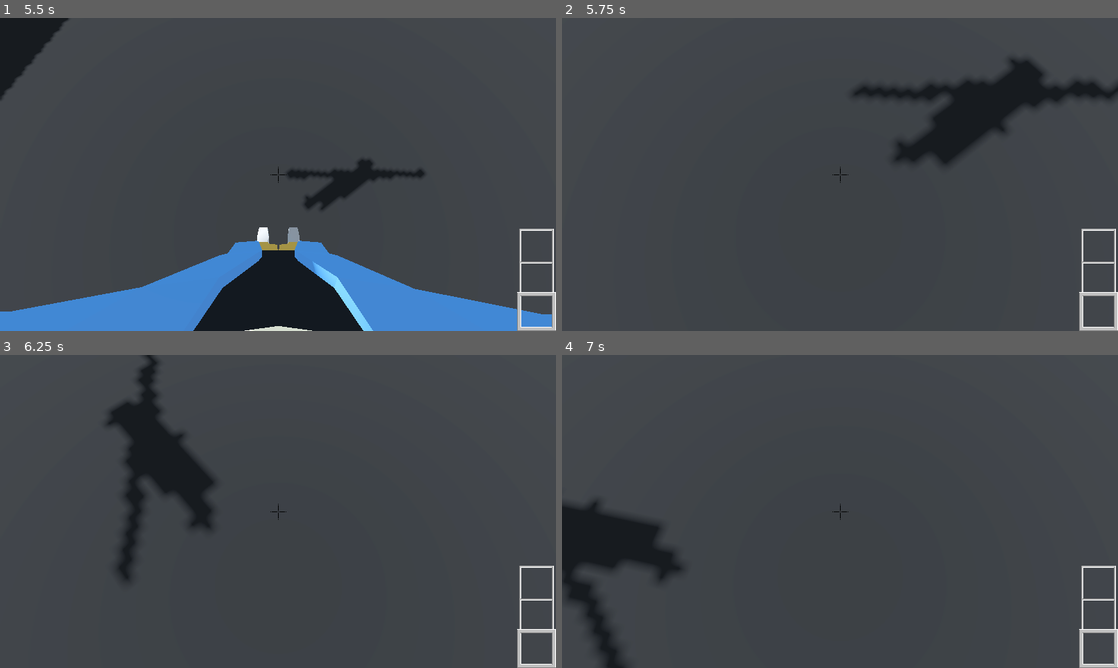
Above: before the commit, frames 1-4 (two rows, left to right).
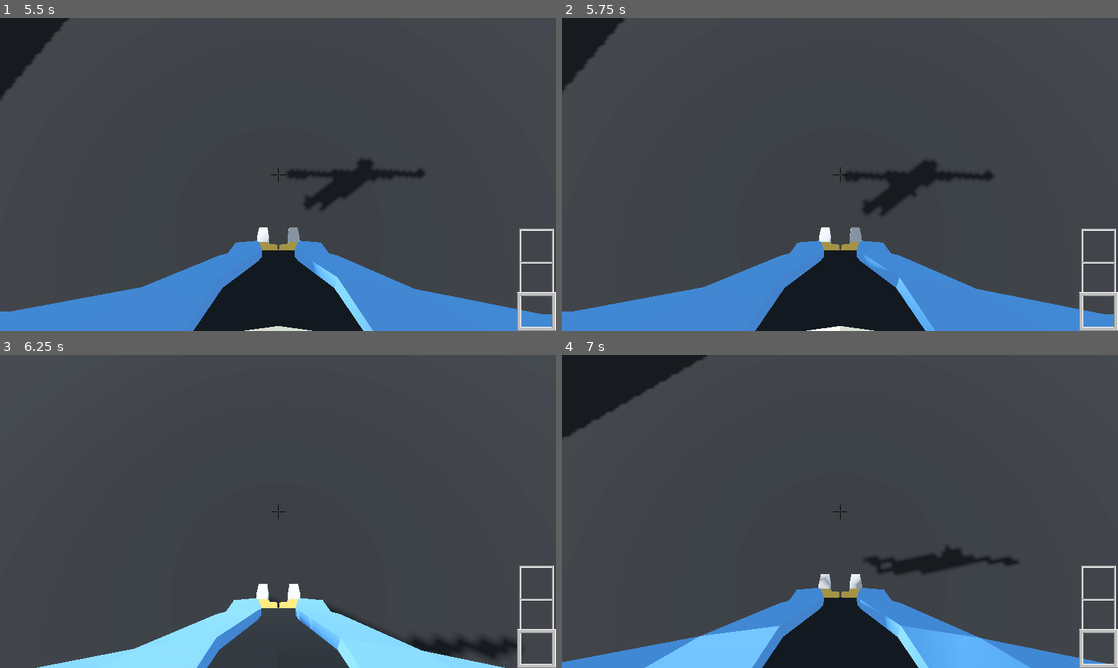
Above: after the commit, the same moments.

Repository: Stevenso2/Karson
Game: Godot game, scene res://main_menu.tscn
Same seed, same stepped clock (60 frames per second), same inputs: the game is played once before the commit and once after it. Sound files missing from this copy of the repository are replaced by a short silence.
Inputs (mouse positions are in pixels of both pictures, inside the frame that each line leads up to):
- Up to frame 1 (5.5 s): click "SinglePlayer" at 0.5 s; click "lv1" at 1.25 s; tap Enter (Enter) at 2, 4.25 s; move the mouse to (305, 174) at 2.02 s; tap 1 (1) at 2.1 s; tap 2 (2) at 2.3, 2.85 s; tap Space (U) at 2.75, 5 s; move the mouse to (250, 174) at 2.77 s; tap 3 (3) at 3.05, 3.6 s; move the mouse to (289, 168) at 3.52 s; tap S (B) at 3.8, 4.35 s; move the mouse to (272, 180) at 4.27 s; tap W (F) at 4.55, 5.1 s; move the mouse to (316, 177) at 5.02 s; tap A (L) at 5.3 s
- Up to frame 2 (5.75 s): tap F5 (REMOVE ON FINAL, bound only before the commit) at 5.65 s
- Up to frame 3 (6.25 s): move the mouse to (233, 508) at 5.77 s; tap A (L) at 5.85 s; tap D (R) at 6.05 s
- Up to frame 4 (7 s): tap Enter (Enter) at 6.5 s; move the mouse to (845, 511) at 6.52 s; hold Space (U) from 6.53 s (still down); tap D (R) at 6.6 s

Frame 1 is identical in both runs. In frame 2, 23% of the frame differs, in the area x 0-100%, y 0-100%; in frame 3, 11%; in frame 4, 21%.
Error before the commit: Attempt to call function 'get_as_text' in base 'null instance' on a null instance. (res://scrips/global.gd:47)

Commit message:
FINALE VENSO
-added controller support
-tested android export on device
-added [K A R L S O N V I B E] as bg_music
-tested multiplayer (keeping it in, even if unused)

Diff:
--- a/assets/hud.tscn
+++ b/assets/hud.tscn
@@ -1,9 +1,10 @@
-[gd_scene load_steps=7 format=3 uid="uid://d0nli7fikwkrr"]
+[gd_scene load_steps=8 format=3 uid="uid://d0nli7fikwkrr"]
 
 [ext_resource type="Script" uid="uid://h3mj52oyupaq" path="res://scrips/hud.gd" id="1_10lh8"]
 [ext_resource type="Texture2D" uid="uid://bsbt7l3gclfyf" path="res://assets/pictures/Hotbar.png" id="2_gudfk"]
 [ext_resource type="Texture2D" uid="uid://nckxjnheaaat" path="res://assets/pictures/selector.png" id="3_1m68m"]
 [ext_resource type="Texture2D" uid="uid://bp1n7m5rniq8s" path="res://assets/pictures/crosshair.png" id="4_gudfk"]
+[ext_resource type="AudioStream" uid="uid://m67haco2rggg" path="res://assets/[K A R L S O N V I B E].mp3" id="5_1m68m"]
 
 [sub_resource type="InputEventKey" id="InputEventKey_18kdl"]
 device = -1
@@ -80,3 +81,10 @@
 fit_content = true
 horizontal_alignment = 1
 vertical_alignment = 1
+
+[node name="AudioStreamPlayer" type="AudioStreamPlayer" parent="."]
+stream = ExtResource("5_1m68m")
+volume_db = -20.0
+autoplay = true
+
+[connection signal="finished" from="AudioStreamPlayer" to="." method="_on_audio_stream_player_finished"]
--- a/project.godot
+++ b/project.godot
@@ -44,7 +44,7 @@
 U={
 "deadzone": 0.2,
 "events": [Object(InputEventKey,"resource_local_to_scene":false,"resource_name":"","device":-1,"window_id":0,"alt_press …(191 unchanged characters)…
-, Object(InputEventJoypadButton,"resource_local_to_scene":false,"resource_name":"","device":-1,"button_index":0,"pressure":0.0,"pressed":false,"script":null)
+, Object(InputEventJoypadButton,"resource_local_to_scene":false,"resource_name":"","device":-1,"button_index":0,"pressure":0.0,"pressed":true,"script":null)
 ]
 }
 L={
@@ -64,7 +64,7 @@
 Esc={
 "deadzone": 0.2,
 "events": [Object(InputEventKey,"resource_local_to_scene":false,"resource_name":"","device":-1,"window_id":0,"alt_press …(195 unchanged characters)…
-, Object(InputEventJoypadButton,"resource_local_to_scene":false,"resource_name":"","device":-1,"button_index":6,"pressure":0.0,"pressed":false,"script":null)
+, Object(InputEventJoypadButton,"resource_local_to_scene":false,"resource_name":"","device":-1,"button_index":6,"pressure":0.0,"pressed":true,"script":null)
 ]
 }
 F={
@@ -84,49 +84,44 @@
 SU={
 "deadzone": 0.2,
 "events": [Object(InputEventMouseButton,"resource_local_to_scene":false,"resource_name":"","device":-1,"window_id":0,"a …(253 unchanged characters)…
-, Object(InputEventJoypadButton,"resource_local_to_scene":false,"resource_name":"","device":-1,"button_index":10,"pressure":0.0,"pressed":false,"script":null)
+, Object(InputEventJoypadButton,"resource_local_to_scene":false,"resource_name":"","device":-1,"button_index":11,"pressure":0.0,"pressed":true,"script":null)
 ]
 }
 SD={
 "deadzone": 0.2,
 "events": [Object(InputEventMouseButton,"resource_local_to_scene":false,"resource_name":"","device":-1,"window_id":0,"a …(253 unchanged characters)…
-, Object(InputEventJoypadButton,"resource_local_to_scene":false,"resource_name":"","device":-1,"button_index":9,"pressure":0.0,"pressed":false,"script":null)
+, Object(InputEventJoypadButton,"resource_local_to_scene":false,"resource_name":"","device":-1,"button_index":12,"pressure":0.0,"pressed":true,"script":null)
 ]
 }
 1={
-"deadzone": 0.5,
+"deadzone": 0.2,
 "events": [Object(InputEventKey,"resource_local_to_scene":false,"resource_name":"","device":-1,"window_id":0,"alt_press …(191 unchanged characters)…
 ]
 }
 2={
-"deadzone": 0.5,
+"deadzone": 0.2,
 "events": [Object(InputEventKey,"resource_local_to_scene":false,"resource_name":"","device":-1,"window_id":0,"alt_press …(191 unchanged characters)…
 ]
 }
 3={
-"deadzone": 0.5,
+"deadzone": 0.2,
 "events": [Object(InputEventKey,"resource_local_to_scene":false,"resource_name":"","device":-1,"window_id":0,"alt_press …(191 unchanged characters)…
 ]
 }
 Enter={
-"deadzone": 0.5,
+"deadzone": 0.2,
 "events": [Object(InputEventKey,"resource_local_to_scene":false,"resource_name":"","device":-1,"window_id":0,"alt_press …(195 unchanged characters)…
-, Object(InputEventJoypadButton,"resource_local_to_scene":false,"resource_name":"","device":-1,"button_index":0,"pressure":0.0,"pressed":false,"script":null)
-]
-}
-"REMOVE ON FINAL"={
-"deadzone": 0.5,
-"events": [Object(InputEventKey,"resource_local_to_scene":false,"resource_name":"","device":-1,"window_id":0,"alt_pressed":false,"shift_pressed":false,"ctrl_pressed":false,"meta_pressed":false,"pressed":false,"keycode":0,"physical_keycode":4194336,"key_label":0,"unicode":0,"location":0,"echo":false,"script":null)
+, Object(InputEventJoypadButton,"resource_local_to_scene":false,"resource_name":"","device":-1,"button_index":1,"pressure":0.0,"pressed":true,"script":null)
 ]
 }
 "sliding test"={
 "deadzone": 0.2,
 "events": [Object(InputEventKey,"resource_local_to_scene":false,"resource_name":"","device":-1,"window_id":0,"alt_press …(195 unchanged characters)…
-, Object(InputEventJoypadButton,"resource_local_to_scene":false,"resource_name":"","device":-1,"button_index":1,"pressure":0.0,"pressed":false,"script":null)
+, Object(InputEventJoypadButton,"resource_local_to_scene":false,"resource_name":"","device":-1,"button_index":2,"pressure":0.0,"pressed":true,"script":null)
 ]
 }
 Shoot={
-"deadzone": 0.2,
+"deadzone": 0.6,
 "events": [Object(InputEventMouseButton,"resource_local_to_scene":false,"resource_name":"","device":-1,"window_id":0,"a …(258 unchanged characters)…
 , Object(InputEventJoypadMotion,"resource_local_to_scene":false,"resource_name":"","device":-1,"axis":5,"axis_value":1.0,"script":null)
 ]
@@ -134,11 +129,32 @@
 Slomo={
 "deadzone": 0.2,
 "events": [Object(InputEventKey,"resource_local_to_scene":false,"resource_name":"","device":-1,"window_id":0,"alt_press …(192 unchanged characters)…
+, Object(InputEventJoypadButton,"resource_local_to_scene":false,"resource_name":"","device":-1,"button_index":3,"pressure":0.0,"pressed":true,"script":null)
 ]
 }
 intercat={
 "deadzone": 0.2,
-"events": [Object(InputEventKey,"resource_local_to_scene":false,"resource_name":"","device":-1,"window_id":0,"alt_pressed":false,"shift_pressed":false,"ctrl_pressed":false,"meta_pressed":false,"pressed":false,"keycode":0,"physical_keycode":69,"key_label":0,"unicode":101,"location":0,"echo":false,"script":null)
+"events": [Object(InputEventJoypadButton,"resource_local_to_scene":false,"resource_name":"","device":-1,"button_index":1,"pressure":0.0,"pressed":true,"script":null)
+]
+}
+LL={
+"deadzone": 0.2,
+"events": [Object(InputEventJoypadMotion,"resource_local_to_scene":false,"resource_name":"","device":-1,"axis":2,"axis_value":-1.0,"script":null)
+]
+}
+LU={
+"deadzone": 0.2,
+"events": [Object(InputEventJoypadMotion,"resource_local_to_scene":false,"resource_name":"","device":-1,"axis":3,"axis_value":-1.0,"script":null)
+]
+}
+LR={
+"deadzone": 0.2,
+"events": [Object(InputEventJoypadMotion,"resource_local_to_scene":false,"resource_name":"","device":-1,"axis":2,"axis_value":1.0,"script":null)
+]
+}
+LD={
+"deadzone": 0.2,
+"events": [Object(InputEventJoypadMotion,"resource_local_to_scene":false,"resource_name":"","device":-1,"axis":3,"axis_value":1.0,"script":null)
 ]
 }
 
@@ -156,3 +172,4 @@
 [rendering]
 
 textures/canvas_textures/default_texture_filter=0
+textures/vram_compression/import_etc2_astc=true
--- a/scrips/global.gd
+++ b/scrips/global.gd
@@ -11,7 +11,6 @@
 	"res://Level/lv_1.tscn" = 1
 }
 var latestLevel: int = 0
-var save_file = FileAccess.open("user://savegame.save", FileAccess.READ_WRITE)
 
 enum GateType {AND,NOR,XOR}
 
@@ -44,9 +43,19 @@
 signal PObj_IDTunnel(id, OnOff)
 
 func _ready() -> void:
+	var save_file = FileAccess.open("user://savegame.save", FileAccess.READ)
+	var SaveError = FileAccess.get_open_error()
+	if SaveError:
+		if SaveError == ERR_FILE_NOT_FOUND:
+			print("no savefile Found, creating new save...")
+			Savestate(latestLevel)
+			save_file = FileAccess.open("user://savegame.save", FileAccess.READ)
+		else: print(FileAccess.get_open_error())
 	latestLevel = int(save_file.get_as_text())
 	print("latest level reached: " + str(latestLevel))
+	save_file.close()
 	MPRecive.connect(PacketHandler)
+	MPRecive.connect(mulPackets)
 	MPSend.connect(PacketSender)
 	PObj_IDTunnel.connect(DebugLoging)
 
@@ -55,10 +64,8 @@
 		print("[DEV] (noslraK) " + str(Key) + "-" + str(Value))
 
 func _process(_delta: float) -> void:
-	if Input.is_action_just_pressed("REMOVE ON FINAL"):
-		DEV = !DEV
-
-	if isMP and directComs and directComs.get_available_packet_count() > 0:
+
+	if isMP and directComs and (directComs.get_available_packet_count() > 0 or multiplayer.multiplayer_peer.get_available_packet_count() > 0):
 		MPPacket.emit()
 
 	if pause:
@@ -163,7 +170,7 @@
 
 		if isMP and is_server:
 			print("Server has Directly Recived: " + str(MSG))
-			if MSG.begins_with("Tran:"):
+			if MSG.begins_with("Transf:"):
 				# Tran:2:100-150-50:0-20-0
 				var PlayerNr = MSG.get_slice(":", 1)
 				var prepos = MSG.get_slice(":", 2).split("-")
@@ -199,9 +206,16 @@
 		print("Port has been set")
 	else: GetFreePort()
 
+func Savestate(LVL):
+	var save_file = FileAccess.open("user://savegame.save", FileAccess.WRITE)
+	var SaveError = FileAccess.get_open_error()
+	if SaveError != OK:
+		print(FileAccess.get_open_error())
+	latestLevel = LVL
+	save_file.store_line(str(latestLevel))
+	save_file.close()
+
 func ChangeLV(file: String):
-	latestLevel = Level.get(file)
-	save_file.store_line(str(latestLevel))
-	save_file.flush()
+	Savestate(Level.get(file))
 	var change = get_tree().change_scene_to_file.bind(file)
 	change.call_deferred()
--- a/scrips/hud.gd
+++ b/scrips/hud.gd
@@ -43,3 +43,7 @@
 		menu.hide()
 
 	selector.position.y = offset + global.current_Block * jump_by
+
+
+func _on_audio_stream_player_finished() -> void:
+	$AudioStreamPlayer.play()
--- a/scrips/player.gd
+++ b/scrips/player.gd
@@ -45,6 +45,7 @@
 var AllowInteractions = true
 
 const sensitivity = 0.35 # 0.55 for school mouse, 0,35 for my own mouse -Pizzi
+const CONTsensitivity = 1.35
 
 var rot_x = 0
 var rot_y = 0
@@ -75,31 +76,27 @@
 	# Check if the event is a mouse motion event.
 	if not global.pause:
 		if event is InputEventMouseMotion:
-			Camara(event)
-
-
-#@rpc("any_peer", "call_local", "reliable")
-func Camara(event):
-	# Adjust the rotation based on the mouse movement.
-	rot_x -= event.relative.y * sensitivity
-	rot_y -= event.relative.x * sensitivity
-
-	# Clamp the x rotation to prevent flipping.
-	rot_x = clamp(rot_x, -90, 90)
-
-	# Apply the rotation to the camera.
-	if global.DEV:
-		camera_3d.rotation_degrees.x = rot_x
-		camera_3d.rotation_degrees.y = rot_y
-	else:
-		camera_3d.rotation_degrees.x = rot_x
-		rotation_degrees.y = rot_y
+			# Adjust the rotation based on the mouse movement.
+			rot_x -= event.relative.y * sensitivity
+			rot_y -= event.relative.x * sensitivity
+
+			# Clamp the x rotation to prevent flipping.
+			rot_x = clamp(rot_x, -90, 90)
+
+			# Apply the rotation to the camera.
+			if global.DEV:
+				camera_3d.rotation_degrees.x = rot_x
+				camera_3d.rotation_degrees.y = rot_y
+			else:
+				camera_3d.rotation_degrees.x = rot_x
+				rotation_degrees.y = rot_y
 
 func _process(_delta):
 	if global.isMP and not multiplayer.is_server():
 		var posmsg = str(position.x) + "-" + str(position.y) + "-" + str(position.z)
 		var rotmsg = str(rotation.x) + "-" + str(rotation.y) + "-" + str(rotation.z)
-		var MSG = "Tran:" + name + ":" + posmsg + ":" + rotmsg
+		var MSG = "Transf:" + name + ":" + posmsg + ":" + rotmsg
+		#print("cleient sent: " + MSG)
 		multiplayer.multiplayer_peer.put_packet(MSG.to_ascii_buffer())
 
 	grav = get_gravity()
@@ -190,6 +187,16 @@
 			camera_3d.position = Vector3(0,1.69,-0.19)
 			camera_3d.rotation.y = 0
 
+		var StickLook := Input.get_vector("LU", "LD", "LL", "LR", 0.2).normalized()
+		if StickLook:
+			rot_x -= StickLook.x * CONTsensitivity
+			rot_y -= StickLook.y * CONTsensitivity
+
+			# Clamp the x rotation to prevent flipping.
+			rot_x = clamp(rot_x, -90, 90)
+			camera_3d.rotation_degrees.x = rot_x
+			rotation_degrees.y = rot_y
+
 		#Still Sliding test
 		# Adjust camera height based on sliding state
 		if is_sliding and not global.DEV:
@@ -206,7 +213,7 @@
 			velocity.y += JUMP_VELOCITY * AppliedDelta
 
 		# Get the input direction and handle the movement/deceleration.
-		var direction := Input.get_vector("L", "R", "F", "B", 0).normalized()
+		var direction := Input.get_vector("L", "R", "F", "B", 0.2).normalized()
 
 		#Slide test thing 3 xD (yes i add these to find it later if smt goes horribly wrong lol)
 		# If the player is sliding, increase the speed.
Not shown, added: assets/[K A R L S O N V I B E].mp3.import
Not shown, changed: export_presets.cfg
Not shown, added: assets/[K A R L S O N V I B E].mp3
